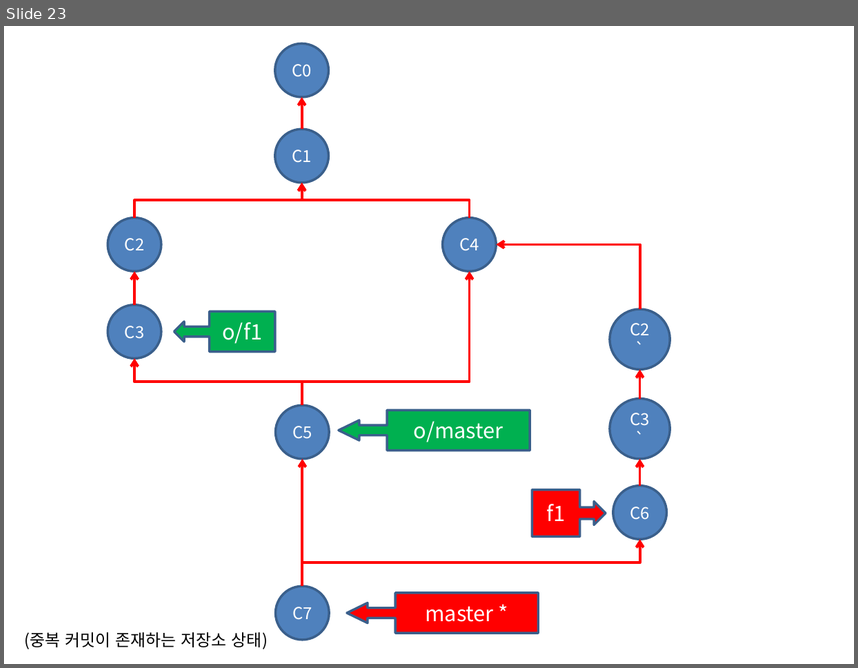
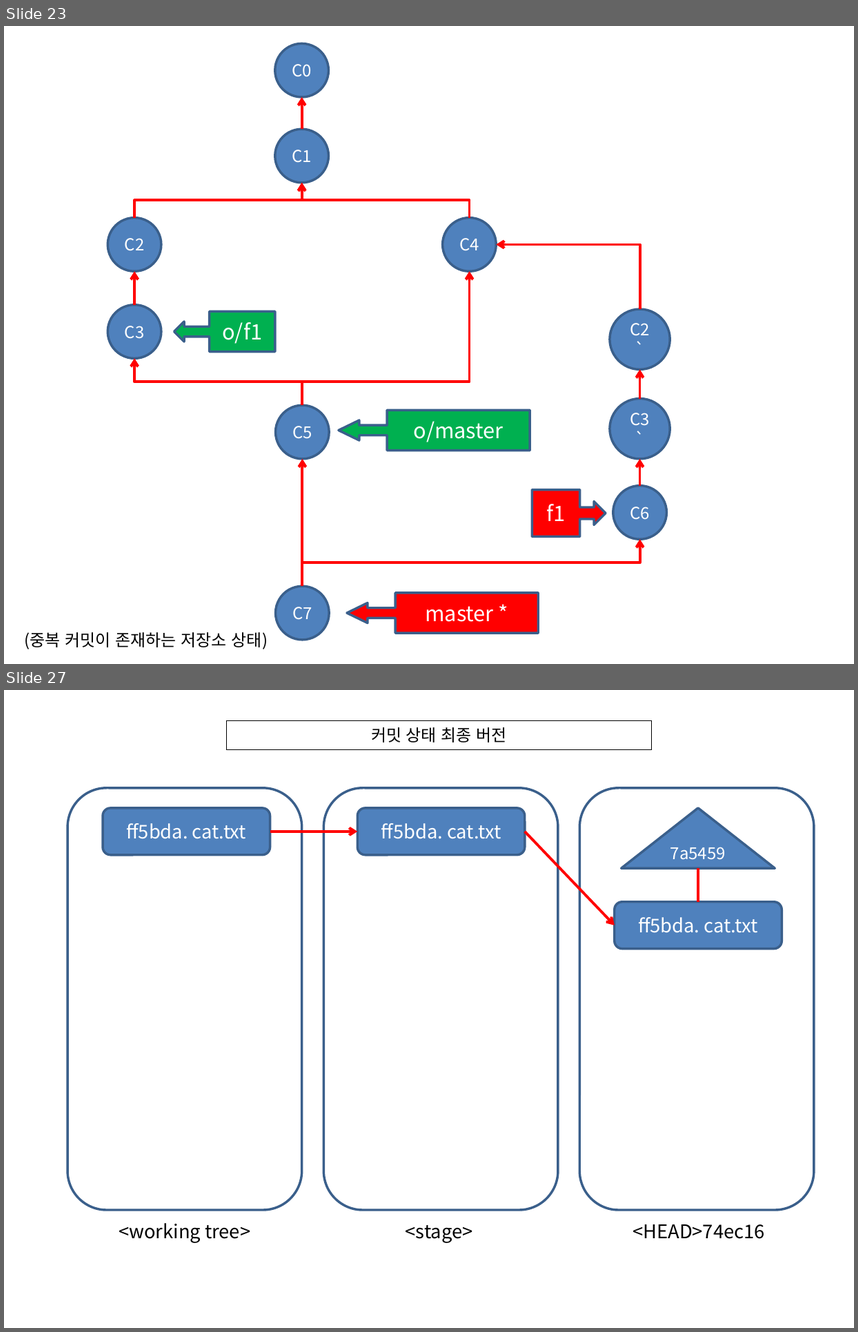
Before and after one commit to devToroko/git_study, a slide deck: 이미지작업.pptx. Shown one above the other, each under a label of ours: slide 23 before the commit, slides 23 and 27 after it; the slides between them are not shown. The pictures are 858x668 and 858x1332 pixels, drawn with LibreOffice and Linux fonts; fonts in the diff are those of the drawing. Boxes give left, top, right and bottom in pixels: in the first picture for what was removed or moved away, otherwise in the second. Text is boxed around its words. In the diff, an @@ line names an element or a change of style, - is before the commit and + after.

```diff
--- a/이미지작업.pptx
+++ b/이미지작업.pptx
@@ slide 27 added at <box>4,690,854,1328</box>, background #FFFFFF @@
@@ rectangle added at <box>227,720,652,749</box>, outline #000000 0.75 pt, 14 pt, text #000000 @@
+커밋 상태 최종 버전
@@ rounded rectangle added at <box>67,788,302,1210</box>, outline #3A5F8C 2 pt @@
@@ rounded rectangle added at <box>323,788,558,1210</box>, outline #3A5F8C 2 pt @@
@@ rounded rectangle added at <box>579,788,814,1210</box>, outline #3A5F8C 2 pt @@
@@ rounded rectangle added at <box>103,808,270,855</box>, fill #4F81BD, outline #3A5F8C 2 pt, 16 pt, text #FFFFFF @@
+ff5bda. cat.txt
@@ rounded rectangle added at <box>358,808,525,855</box>, fill #4F81BD, outline #3A5F8C 2 pt, 16 pt, text #FFFFFF @@
+ff5bda. cat.txt
@@ triangle added at <box>621,808,775,869</box>, fill #4F81BD, outline #3A5F8C 2 pt, 14 pt, text #FFFFFF @@
+7a5459
@@ arrow added from (270, 831) to (358, 831), #FF0000 2.25 pt @@
@@ arrow added from (525, 831) to (615, 925), #FF0000 2.25 pt @@
@@ line added from (699, 869) to (699, 902), #FF0000 2.25 pt @@
@@ rounded rectangle added at <box>615,902,782,949</box>, fill #4F81BD, outline #3A5F8C 2 pt, 16 pt, text #FFFFFF @@
+ff5bda. cat.txt
@@ text added at <box>119,1223,250,1243</box>, 16 pt, text #000000 @@
+<working tree>
@@ text added at <box>406,1225,473,1243</box>, 16 pt, text #000000 @@
+<stage>
@@ text added at <box>633,1224,764,1239</box>, 16 pt, text #000000 @@
+<HEAD>74ec16
```
Also in this commit, not shown: 6 other slides added, 30 other files.
